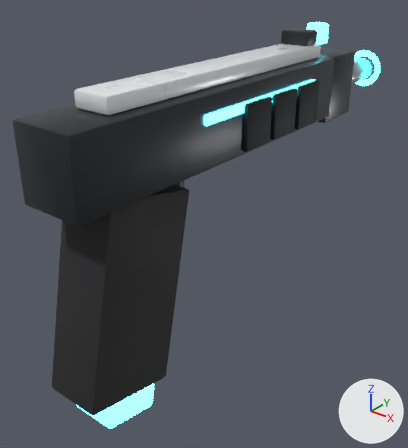
The Blender file models/future_weapons/iskra9_pistol_laser.blend as it was, and as the next commit left it.
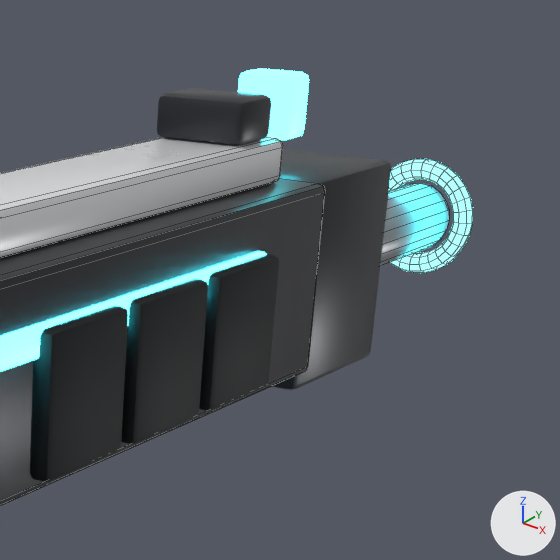
There are two pictures of each version: one whole from a camera (50 mm lens) standing at (0.1721, -0.1438, 0.1138) and looking at (-0.0193, 0.0954, -0.0346), one close up on the part from 57% to 100% of the width and 0% to 39% of the height. The axes (+X, +Y, +Z) are drawn at lower right. The lights are the same throughout. The older version's two pictures come first. The close-ups show mesh edges as thin lines.

Before the edit, the objects in view are built like this:
```python
me_sm_iskra9_emitter_ring = bpy.data.meshes.new('SM_Iskra9_Emitter_Ring')
me_sm_iskra9_emitter_ring.from_pydata(...)  # a torus around y (ring radius 0.0105, tube radius 0.0022) spanning x -0.0127..0.0127, y 0.2553..0.2597, z 0.0233..0.0487
me_sm_iskra9_emitter_ring.polygons.foreach_set('use_smooth', [True] * 224)
me_sm_iskra9_emitter_ring.materials.append(mat_m_iskra_glow)
me_sm_iskra9_vent_r1 = bpy.data.meshes.new('SM_Iskra9_Vent_R1')
me_sm_iskra9_vent_r1.from_pydata(...)  # 56 vertices, 54 faces; spans x 0.017..0.021, y 0.079..0.101, z 0.023..0.047
me_sm_iskra9_vent_r1.polygons.foreach_set('use_smooth', [True] * 54)
me_sm_iskra9_vent_r1.materials.append(mat_m_iskra_vent)
me_sm_iskra9_vent_r2 = bpy.data.meshes.new('SM_Iskra9_Vent_R2')
me_sm_iskra9_vent_r2.from_pydata(...)  # 56 vertices, 54 faces; spans x 0.017..0.021, y 0.104..0.126, z 0.023..0.047
me_sm_iskra9_vent_r2.polygons.foreach_set('use_smooth', [True] * 54)
me_sm_iskra9_vent_r2.materials.append(mat_m_iskra_vent)
ob_sm_iskra9_emitter_ring = bpy.data.objects.new('SM_Iskra9_Emitter_Ring', me_sm_iskra9_emitter_ring)
ob_sm_iskra9_emitter_ring.location = (0.0, 0.0, 0.0)
ob_sm_iskra9_vent_r1 = bpy.data.objects.new('SM_Iskra9_Vent_R1', me_sm_iskra9_vent_r1)
ob_sm_iskra9_vent_r1.location = (0.0, 0.0, 0.0)
ob_sm_iskra9_vent_r2 = bpy.data.objects.new('SM_Iskra9_Vent_R2', me_sm_iskra9_vent_r2)
ob_sm_iskra9_vent_r2.location = (0.0, 0.0, 0.0)
# also in view: 'SM_Iskra9_Sight_Front' at (0.0, 0.182, 0.068); 'SM_Iskra9_Frame' at (0.0, 0.075, 0.038); 'SM_Iskra9_Emitter_Barrel' at (0.0, 0.2325, 0.036); 'SM_Iskra9_SideStrip_R' at (0.0175, 0.1, 0.045); 'SM_Iskra9_Muzzle_Housing' at (0.0, 0.19, 0.036)
```
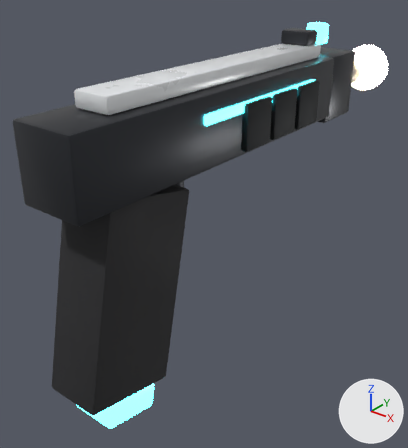
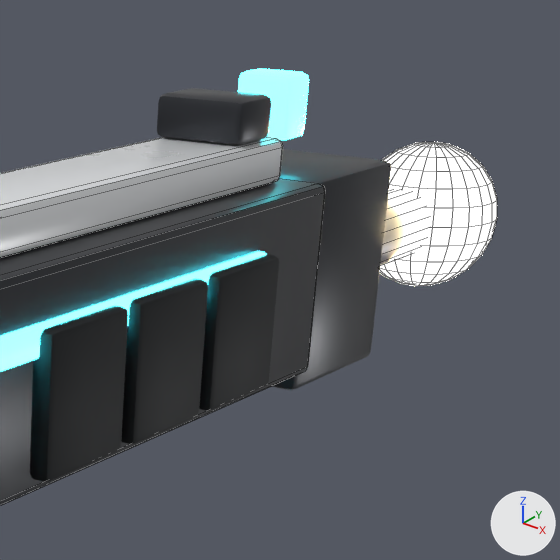
Where the change shows, as pixel boxes [x1, y1, x2, y2] in the close-ups (560 x 560 px):
```json
{"object": "iskra9.flash", "change": "added", "after": [380, 142, 497, 286]}
{"object": "SM_Iskra9_Emitter_Ring", "change": "unchanged, covered by the edit", "before": [389, 159, 473, 272]}
```

The change, as JSON lines over the scene's bpy script:
```json
{"op": "add", "block": "mat_m_iskra9_flash", "code": ["mat_m_iskra9_flash = bpy.data.materials.new('M_iskra9_Flash')", "# nodes: BsdfPrincipled, MapRange, OutputMaterial, TexCoord, TexNoise", "# colours: black #000000, beige #ffe7aa"]}
{"op": "add", "block": "me_iskra9_flash", "code": ["me_iskra9_flash = bpy.data.meshes.new('iskra9.flash')", "me_iskra9_flash.from_pydata(...)  # a UV sphere (24 segments, 12 rings, poles along z) spanning x -0.016..0.016, y 0.2445..0.2765, z 0.02..0.052", "me_iskra9_flash.polygons.foreach_set('use_smooth', [True] * 288)", "me_iskra9_flash.materials.append(mat_m_iskra9_flash)"]}
{"op": "add", "block": "ob_iskra9_flash", "code": ["ob_iskra9_flash = bpy.data.objects.new('iskra9.flash', me_iskra9_flash)", "ob_iskra9_flash.location = (0.0, 0.0, 0.0)"]}
```
